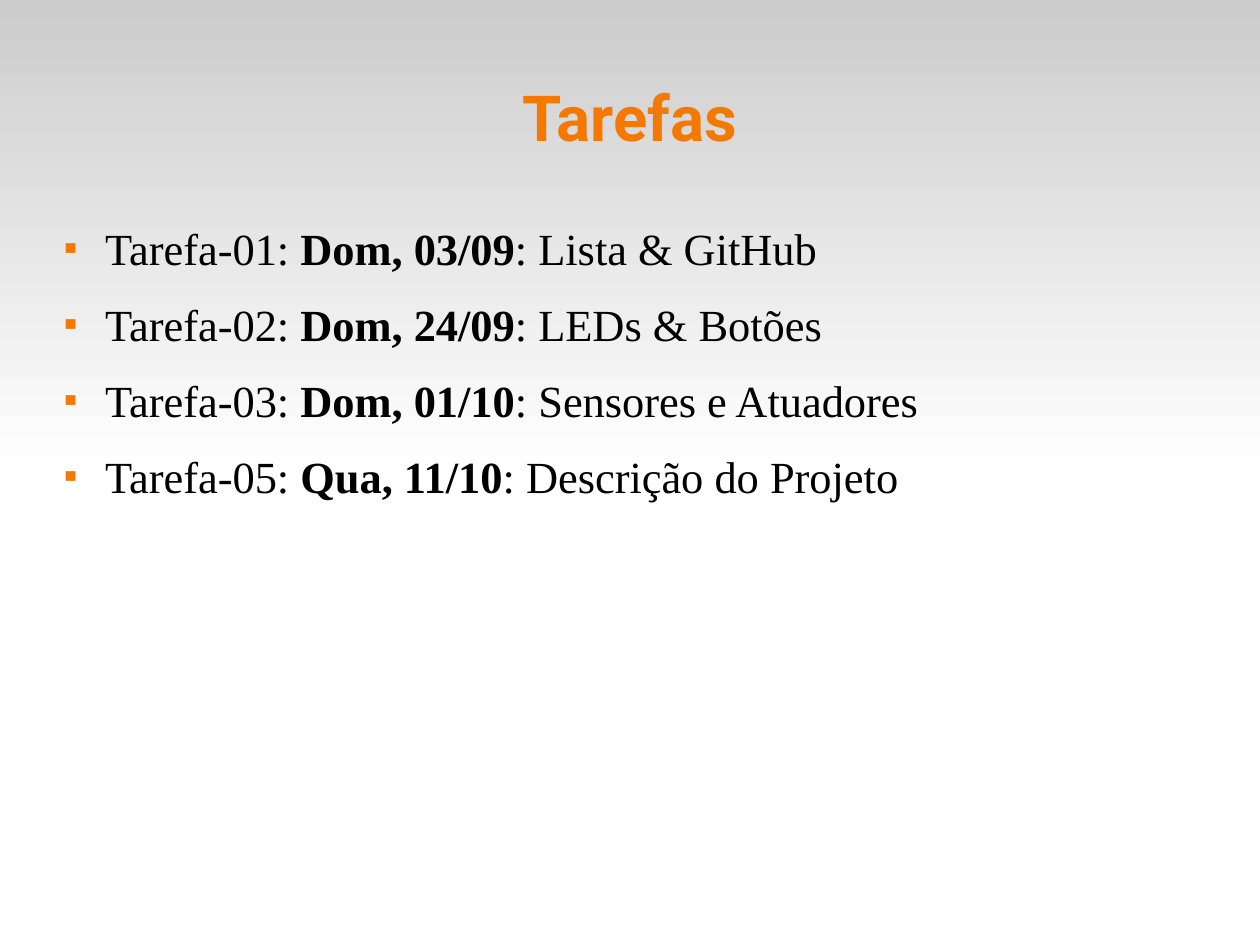
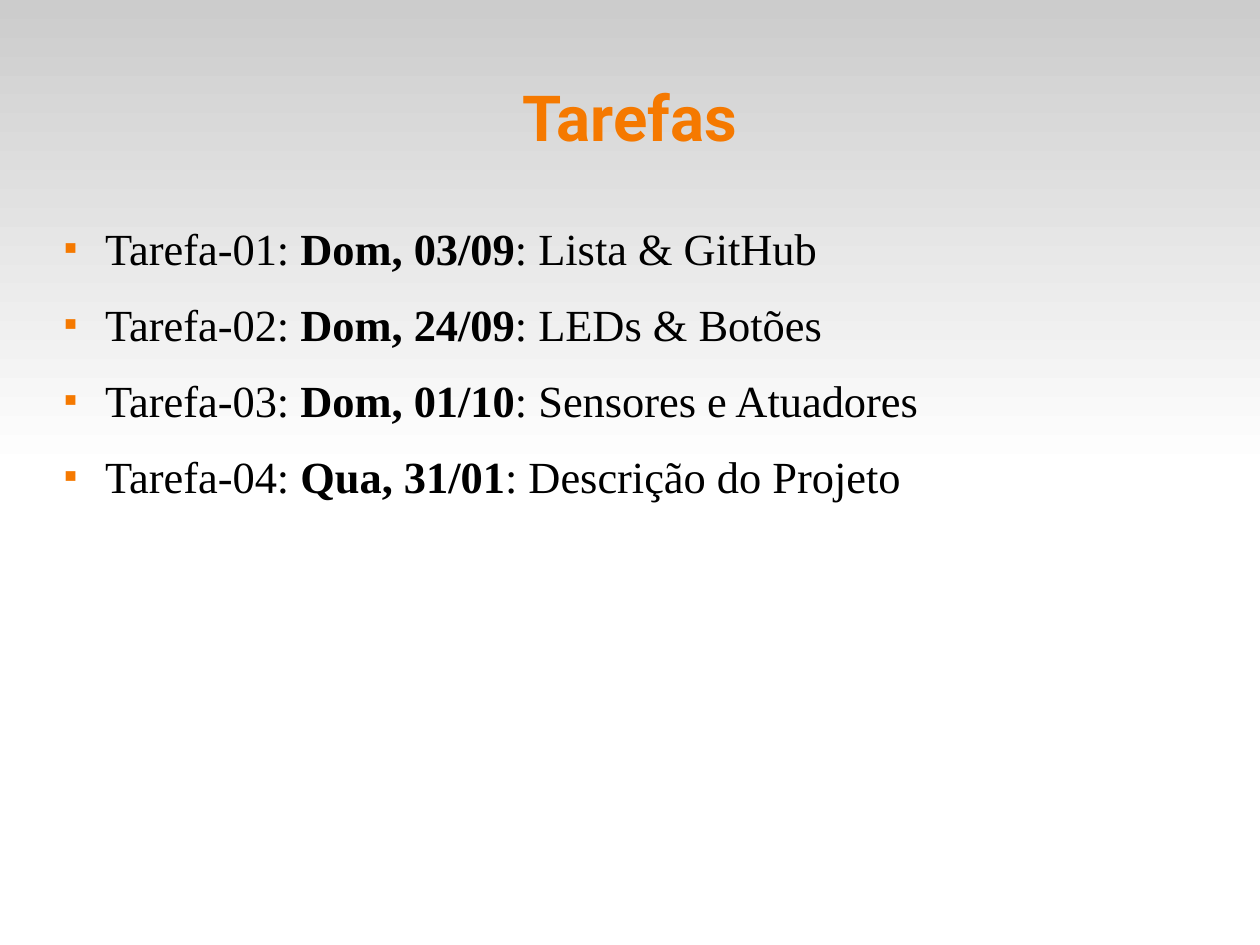
Before and after one commit to fsantanna-uerj/reativos, a slide deck: slide 12 of slides/00_intro.odp. Drawn at 1260x945 pixels with LibreOffice and Linux fonts; fonts in the diff are those of the drawing. Boxes give left, top, right and bottom in pixels: in the first picture for what was removed or moved away, otherwise in the second. Text is boxed around its words. In the diff, an @@ line names an element or a change of style, - is before the commit and + after.

```diff
--- a/slides/00_intro.odp
+++ b/slides/00_intro.odp
@@ text at <box>105,461,900,502</box>: text changed @@
-■ Tarefa-05: Qua, 11/10: Descrição do Projeto
+■ Tarefa-04: Qua, 31/01: Descrição do Projeto
```
Also in this commit, not shown: 4 other slides changed, 1 other file.
